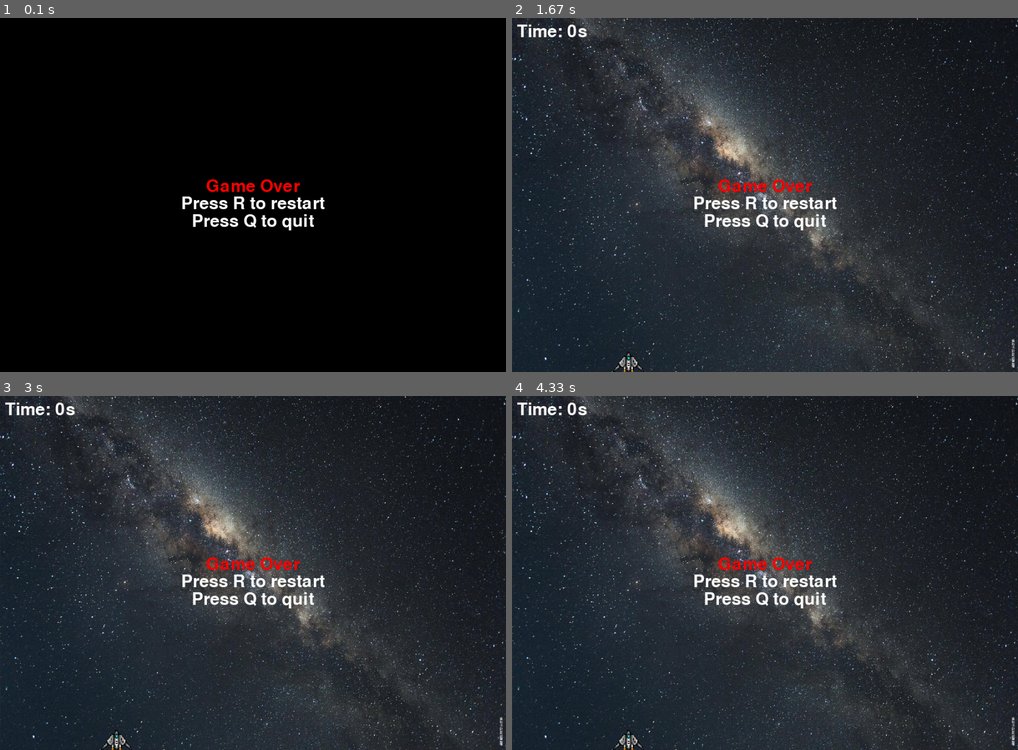
Above: before the commit, frames 1-4 (two rows, left to right).
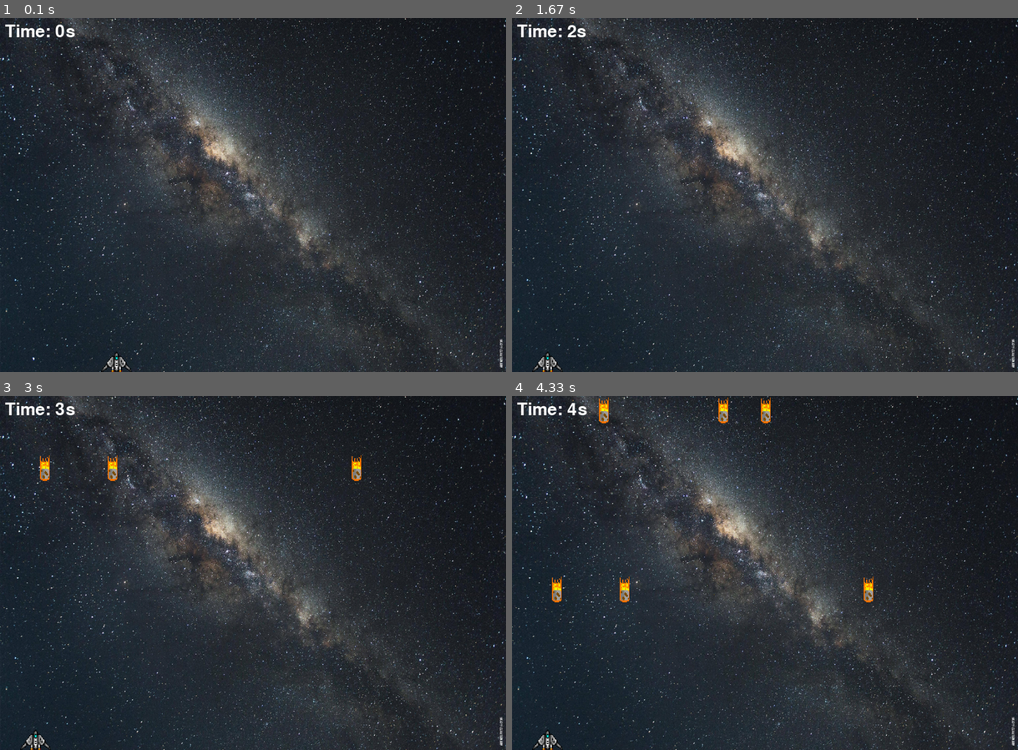
Above: after the commit, the same moments.

Repository: OmarHesham2356/PyGame-Project
Game: pygame game, started from game.py
The game is run twice, just before and just after one commit, with the same random seed, the same clock (stepped at 60 frames per second) and the same inputs.
Inputs:
- Up to frame 1 (0.1 s): no input
- Up to frame 2 (1.67 s): hold R 0.33-0.87 s; hold Left 0.33-0.87 s
- Up to frame 3 (3 s): tap R at 2.97 s
- Up to frame 4 (4.33 s): no input

The runs differ from the first frame. In frame 1, 99% of the frame differs, in the area x 0-100%, y 0-100%; in frame 2, 1.6%; in frame 3, 1.9%; in frame 4, 2.3%.

Commit message:
this is the original version

Diff:
--- a/game.py
+++ b/game.py
@@ -2,14 +2,14 @@
 import time
 import random
 import sys
+
 pygame.font.init()
 
-WIDTH ,HEIGHT=1000,700
+WIDTH, HEIGHT = 1000, 700
+WIN = pygame.display.set_mode((WIDTH, HEIGHT))
+pygame.display.set_caption("SPACE DODGE")
 
-WIN = pygame.display.set_mode((WIDTH,HEIGHT))
-pygame.display.set_caption("NIGGA DODGE")
-
-BG = pygame.transform.scale(pygame.image.load("Bg.jpg"), (WIDTH,HEIGHT))
+BG = pygame.transform.scale(pygame.image.load("Bg.jpg"), (WIDTH, HEIGHT))
 
 PLAYER_WIDTH = 60
 PLAYER_HEIGHT = 40
@@ -17,10 +17,9 @@
 
 STAR_WIDTH = 50
 STAR_HEIGHT = 70
-STAR_VEl = 3
+STAR_VELOCITY = 3
 
 FONT = pygame.font.SysFont("oswald", 50)
-
 
 def draw(player, elapsed_time, stars):
     WIN.blit(BG, (0, 0))
@@ -36,7 +35,6 @@
         WIN.blit(star_image, star.topleft)
 
     pygame.display.update()
-
 
 def get_elapsed_time(start_time):
     return round(time.time() - start_time)
@@ -60,7 +58,7 @@
                 sys.exit()
             elif event.type == pygame.KEYDOWN:
                 if event.key == pygame.K_r:
-                    return True  # Restart the game
+                    return True
                 elif event.key == pygame.K_q:
                     pygame.quit()
                     sys.exit()
@@ -68,7 +66,7 @@
 def main():
     run = True
 
-    player = pygame.Rect(200, HEIGHT - PLAYER_HEIGHT, PLAYER_WIDTH,PLAYER_HEIGHT)
+    player = pygame.Rect(200, HEIGHT - PLAYER_HEIGHT, PLAYER_WIDTH, PLAYER_HEIGHT)
 
     clock = pygame.time.Clock()
     start_time = time.time()
@@ -84,7 +82,7 @@
         star_count += clock.tick(60)
         elapsed_time = time.time() - start_time
 
-        if star_count >  star_add_increment :
+        if star_count > star_add_increment:
             for _ in range(3):
                 star_x = random.randint(0, WIDTH - STAR_WIDTH)
                 star = pygame.Rect(star_x, -STAR_HEIGHT, STAR_WIDTH, STAR_HEIGHT)
@@ -105,7 +103,7 @@
             player.x += PLAYER_VEL
 
         for star in stars[:]:
-            star.y += STAR_VEl
+            star.y += STAR_VELOCITY
             if star.y > HEIGHT:
                 stars.remove(star)
             elif star.y + star.height >= player.y and star.colliderect(player):
@@ -113,27 +111,25 @@
                 hit = True
                 break
 
-
         if hit:
             elapsed_time = get_elapsed_time(start_time)
-            lost_text = FONT.render(f"You Lost :( Time: {elapsed_time}s", 1, "red")
-            WIN.blit(lost_text,(WIDTH/2 - lost_text.get_width()/2 ,HEIGHT/2 - lost_text.get_height()/2))
+            lost_text = FONT.render(f"You Lost :( \nTime: {elapsed_time}s", 1, "red")
+            WIN.blit(lost_text, (WIDTH/2 - lost_text.get_width()/2, HEIGHT/2 - lost_text.get_height()/2))
             pygame.display.update()
-            pygame.time.delay(4000)
-            break
+            pygame.time.delay(2000)
 
-        if game_over_screen():
-                # Restart the game
+            if game_over_screen():
                 player = pygame.Rect(200, HEIGHT - PLAYER_HEIGHT, PLAYER_WIDTH, PLAYER_HEIGHT)
                 start_time = time.time()
                 elapsed_time = 0
                 stars = []
                 hit = False
-        else:
-            break
+            else:
+                break
 
         draw(player, elapsed_time, stars)
+
     pygame.quit()
 
-if __name__ ==   "__main__":
+if __name__ == "__main__":
     main()
